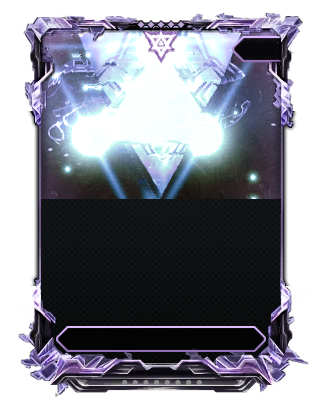
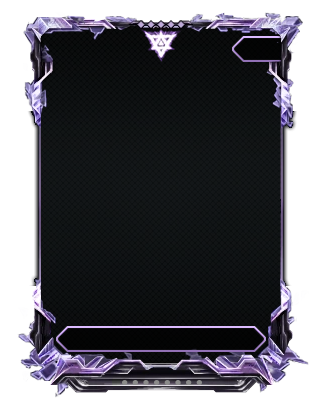
Layered file, before and after one edit (316×400). Changes by layer:
hid "Layer 5" over (41, 30, 281, 199)
